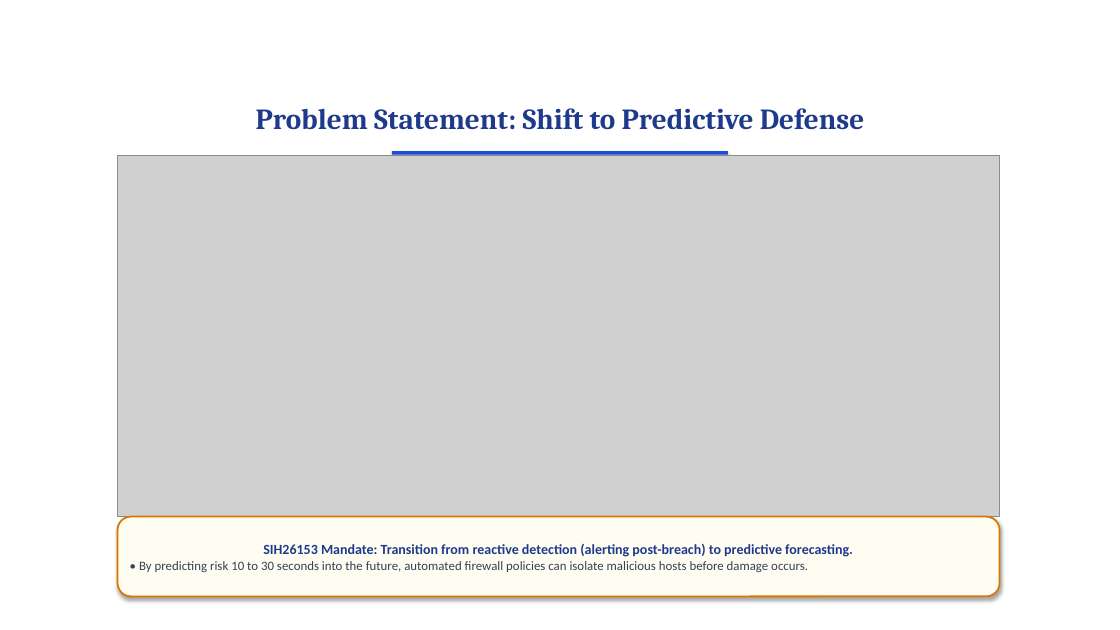
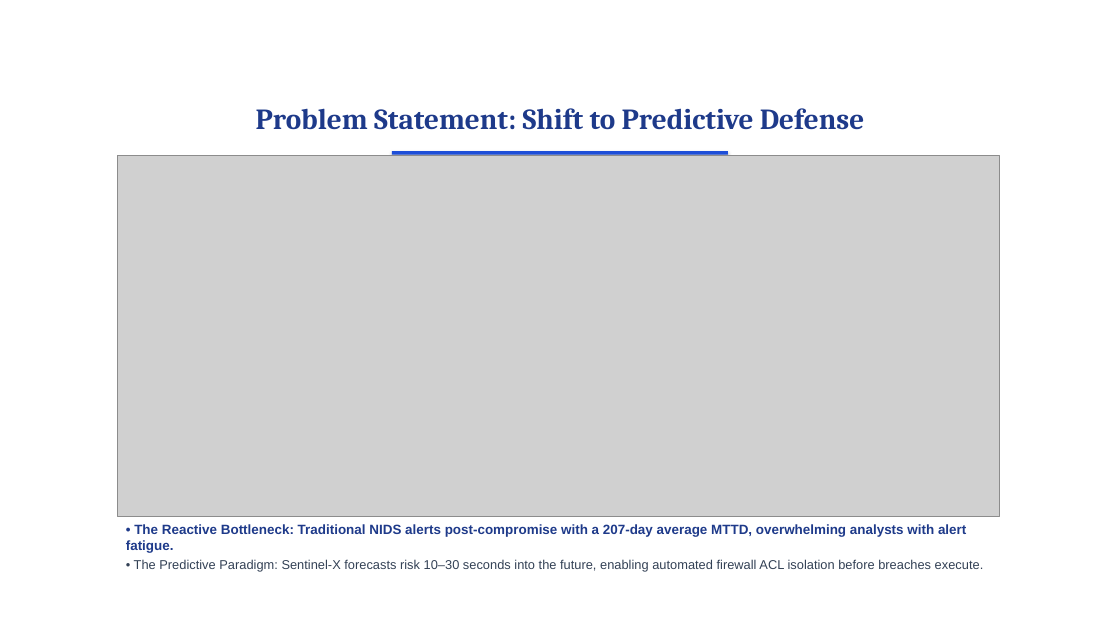
Before and after one commit to surajbuilds53/sentinel-x, a slide deck: slide 3 of Sentinel-X_Presentation.pptx. Drawn at 1120x630 pixels with LibreOffice and Linux fonts; fonts in the diff are those of the drawing; grey boxes stand for pictures; background and template pictures are left out. Boxes give left, top, right and bottom in pixels: in the first picture for what was removed or moved away, otherwise in the second. Text is boxed around its words. In the diff, an @@ line names an element or a change of style, - is before the commit and + after.

Commit message:
refactor(presentation): remove artificial callout boxes across all slides and replace with natural academic bullet text

```diff
--- a/Sentinel-X_Presentation.pptx
+++ b/Sentinel-X_Presentation.pptx
@@ text "• The Reactive Bottleneck: Traditional ...": place and size @@
-text "• The Reactive Bottleneck: Traditional ..." at [118,517,1000,597]
+text "• The Reactive Bottleneck: Traditional ..." at [126,524,984,572]
@@ text "• The Reactive Bottleneck: Traditional ..." at [126,524,984,572]: vertical alignment middle to top; fill #FFFCF2 to none; outline #D97706 1.5 pt to none; shadow off @@
@@ text at [126,524,984,572]: text changed; font Calibri to Arial @@
-SIH26153 Mandate: Transition from reactive detection (alerting post-breach) to predictive forecasting.
-• By predicting risk 10 to 30 seconds into the future, automated firewall policies can isolate malicious hosts before damage occurs.
+• The Reactive Bottleneck: Traditional NIDS alerts post-compromise with a 207-day average MTTD, overwhelming analysts with alert fatigue.
+• The Predictive Paradigm: Sentinel-X forecasts risk 10–30 seconds into the future, enabling automated firewall ACL isolation before breaches execute.
```
Also in this commit, not shown: 14 other slides changed, 2 other files.
